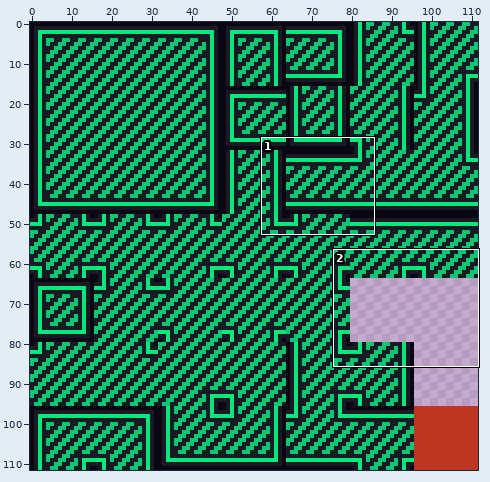
File history of a sprite sheet, res/Block_A.png. Above: a wide view before the commit, with the close-up outlined.
Close-up. As it was:
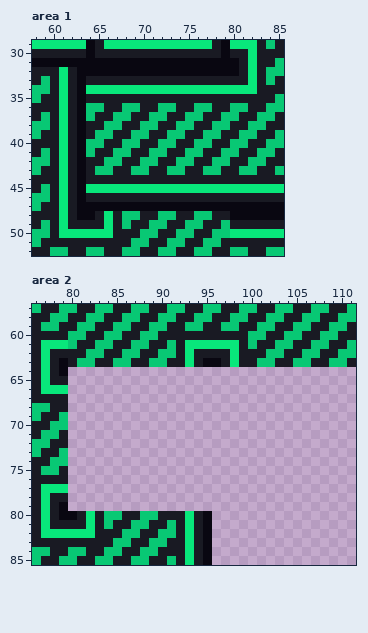
The file is 112x112 pixels. Shown: area 1: x 58..85, y 29..52; area 2: x 76..111, y 57..85.
After:
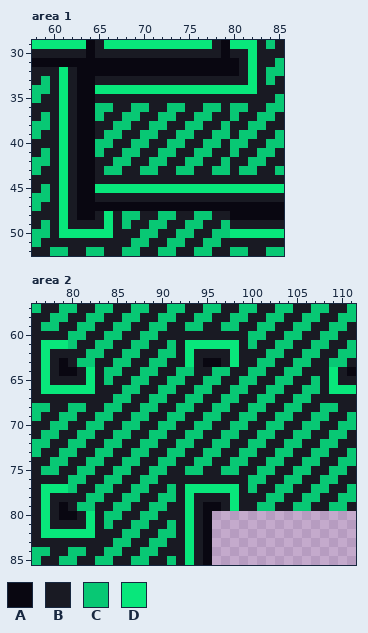
Palette (. is transparent): A #090711  B #191a23  C #08c874  D #08e77b
What changed:
--- area 1
@@ x 58..85 @@
 32 BBBDBAAAAAAAAAAAAAAAAAABDBCC
-33 BCBDBABBBBBBBBBBBBBBBBBBDBCB
-34 CCBDBADDDDDDDDDDDDDDDDDDDBBB
-35 CBBDBABBBBBBBBBBBBBBBBBBBBBC
-36 BBBDBACCBBCCBBCCBBCCBBCCBBCC
-37 BCBDBACBBCCBBCCBBCCBBCCBBCCB
-38 CCBDBABBCCBBCCBBCCBBCCBBCCBB
-39 CBBDBABCCBBCCBBCCBBCCBBCCBBC
-40 BBBDBACCBBCCBBCCBBCCBBCCBBCC
-41 BCBDBACBBCCBBCCBBCCBBCCBBCCB
-42 CCBDBABBCCBBCCBBCCBBCCBBCCBB
-43 CBBDBABCCBBCCBBCCBBCCBBCCBBC
-44 BBBDBABBBBBBBBBBBBBBBBBBBBBB
-45 BCBDBADDDDDDDDDDDDDDDDDDDDDD
-46 CCBDBABBBBBBBBBBBBBBBBBBBBBB
+33 BCBDBAABBBBBBBBBBBBBBBBBDBCB
+34 CCBDBAADDDDDDDDDDDDDDDDDDBBB
+35 CBBDBAABBBBBBBBBBBBBBBBBBBBC
+36 BBBDBAACCBBCCBBCCBBCCBCCBBCC
+37 BCBDBAACBBCCBBCCBBCCBBCBBCCB
+38 CCBDBAABBCCBBCCBBCCBBCBBCCBB
+39 CBBDBAABCCBBCCBBCCBBCCBCCBBC
+40 BBBDBAACCBBCCBBCCBBCCBCCBBCC
+41 BCBDBAACBBCCBBCCBBCCBBCBBCCB
+42 CCBDBAABBCCBBCCBBCCBBCBBCCBB
+43 CBBDBAABCCBBCCBBCCBBCCBCCBBC
+44 BBBDBAABBBBBBBBBBBBBBBBBBBBB
+45 BCBDBAADDDDDDDDDDDDDDDDDDDDD
+46 CCBDBAABBBBBBBBBBBBBBBBBBBBB
 47 CBBDBAAAAAAAAAAAAAAAAAAAAAAA
--- area 2
@@ x 76..111 @@
 63 BDBABCCBBCCBBCCBBDBAABDBBCCBBCCBBCCB
-64 BDBA................................
-65 BDBB................................
-66 BDDD................................
-67 BBBB................................
-68 CCBB................................
-69 CBBC................................
-70 BBCC................................
-71 BCCB................................
-72 CCBB................................
-73 CBBC................................
-74 BBCC................................
-75 BCCB................................
-76 BBBB................................
-77 BDDD................................
-78 BDBB................................
-79 BDBA................................
+64 BDBAABDBCCBBCCBBCCBBCCBBCCBBCCBBBDBA
+65 BDBBBBDBCBBCCBBCCBBCCBBCCBBCCBBCBDBB
+66 BDDDDDDBBBCCBBCCBBCCBBCCBBCCBBCCBDDD
+67 BBBBBBBBBCCBBCCBBCCBBCCBBCCBBCCBBBBB
+68 CCBBCCBBCCBBCCBBCCBBCCBBCCBBCCBBCCBB
+69 CBBCCBBCCBBCCBBCCBBCCBBCCBBCCBBCCBBC
+70 BBCCBBCCBBCCBBCCBBCCBBCCBBCCBBCCBBCC
+71 BCCBBCCBBCCBBCCBBCCBBCCBBCCBBCCBBCCB
+72 CCBBCCBBCCBBCCBBCCBBCCBBCCBBCCBBCCBB
+73 CBBCCBBCCBBCCBBCCBBCCBBCCBBCCBBCCBBC
+74 BBCCBBCCBBCCBBCCBBCCBBCCBBCCBBCCBBCC
+75 BCCBBCCBBCCBBCCBBCCBBCCBBCCBBCCBBCCB
+76 BBBBCCBBCCBBCCBBBBBBBBBBCCBBCCBBCCBB
+77 BDDDCBBCCBBCCBBCBDDDDDDBCBBCCBBCCBBC
+78 BDBBBBCCBBCCBBCCBDBBBBDBBBCCBBCCBBCC
+79 BDBABCCBBCCBBCCBBDBAABDBBCCBBCCBBCCB
 80 BDBAABDBCCBBCCBBBDBA................
